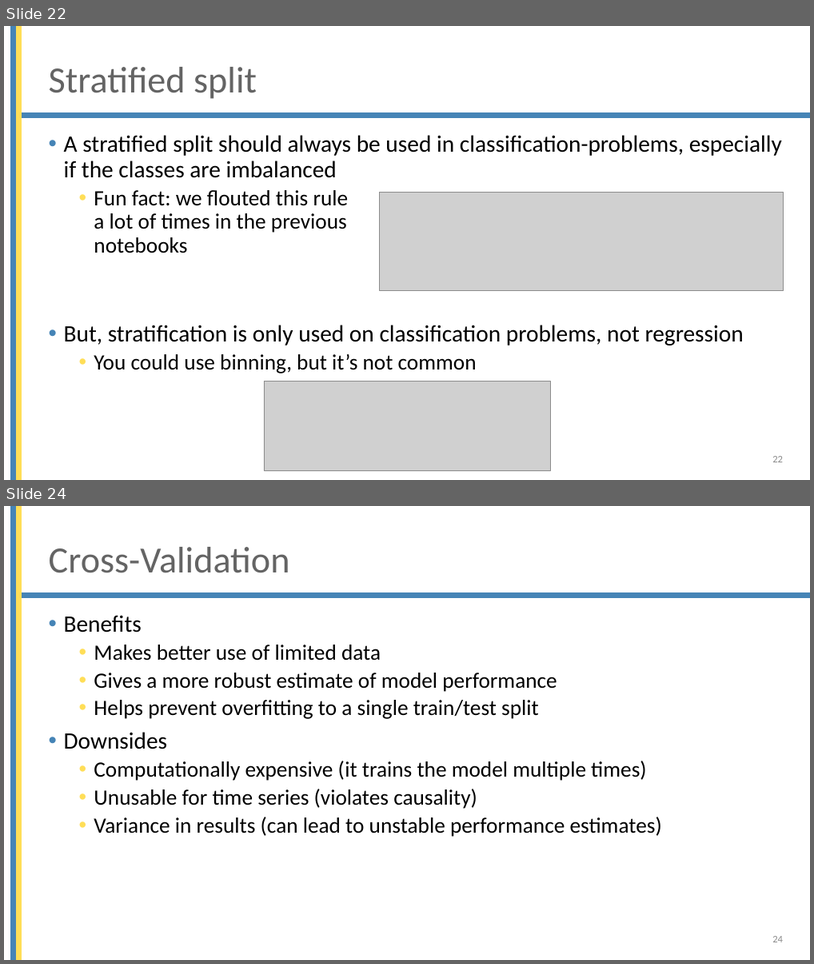
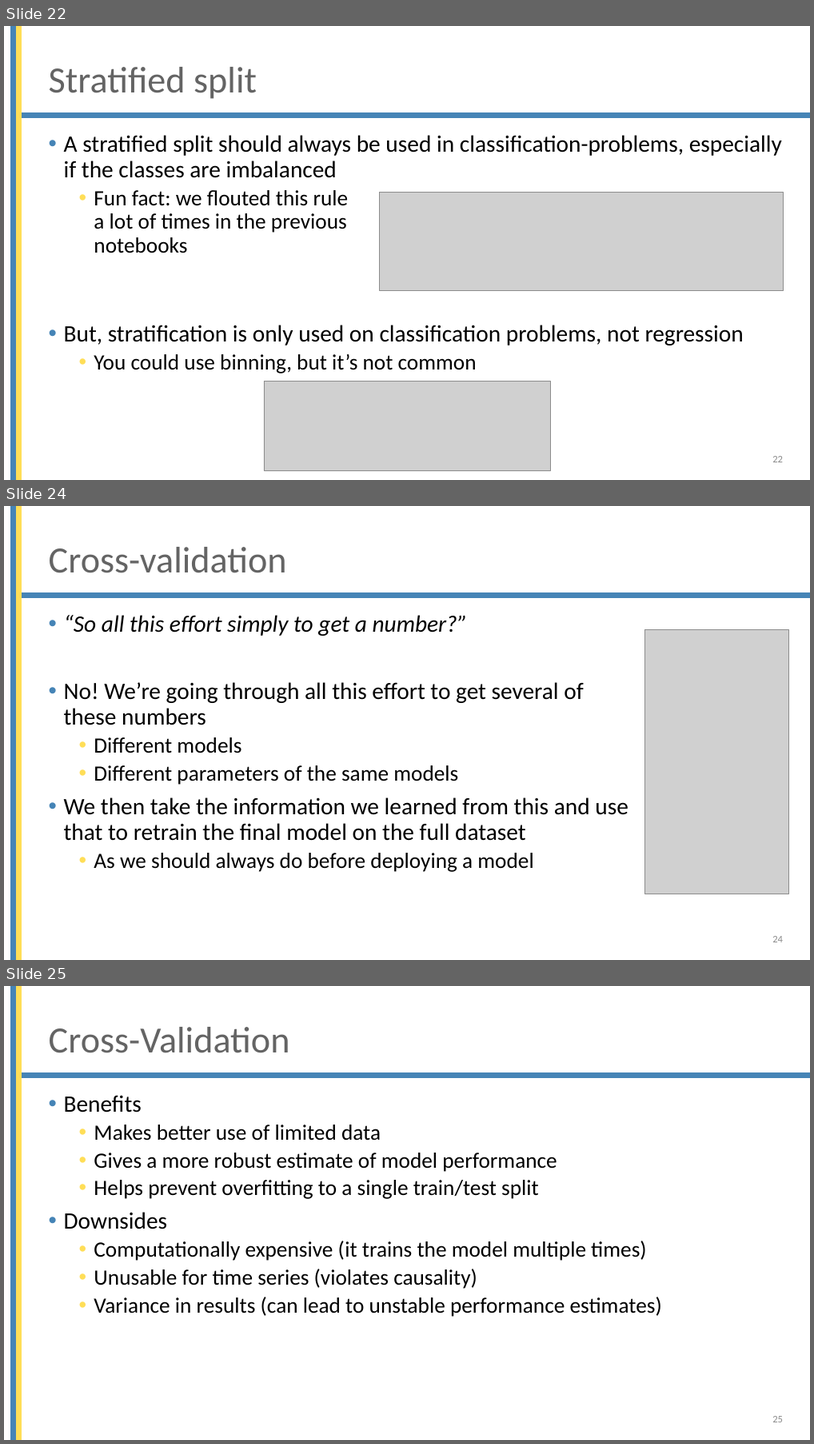
Before and after one commit to mjochen/Cello_AI, a slide deck: ppts/6 - Models.pptx. Shown one above the other, each under a label of ours: slides 22 and 24 before the commit, slides 22, 24 and 25 after it; the slides between them are not shown. The pictures are 814x964 and 814x1444 pixels, drawn with LibreOffice and Linux fonts; fonts in the diff are those of the drawing; grey boxes stand for pictures; background and template pictures are left out. Boxes give left, top, right and bottom in pixels: in the first picture for what was removed or moved away, otherwise in the second. Text is boxed around its words. In the diff, an @@ line names an element or a change of style, - is before the commit and + after.

```diff
--- a/ppts/6 - Models.pptx
+++ b/ppts/6 - Models.pptx
@@ slide 24 added at [4, 506, 810, 960], background #FFFFFF; not listed: 3 template elements that a slide beside it also shows @@
@@ title added at [49, 547, 287, 573], 44 pt, text #646464 @@
+Cross-validation
@@ text added at [64, 615, 629, 872], 28 pt, text #000000 @@
+• “So all this effort simply to get a number?”
+• No! We’re going through all this effort to get several of these numbers
+  • Different models
+  • Different parameters of the same models
+• We then take the information we learned from this and use that to retrain the final model on the full dataset
+  • As we should always do before deploying a model
@@ picture added at [646, 630, 790, 894] @@
@@ page number added at [773, 936, 783, 942], 12 pt, text #8C8C8C @@
+24
@@ what was slide 24 is now slide 25 @@
@@ page number at [773, 1416, 783, 1422]: text changed @@
-24
+25
```
Also in this commit, not shown: 2 slides changed, 19 other files.
